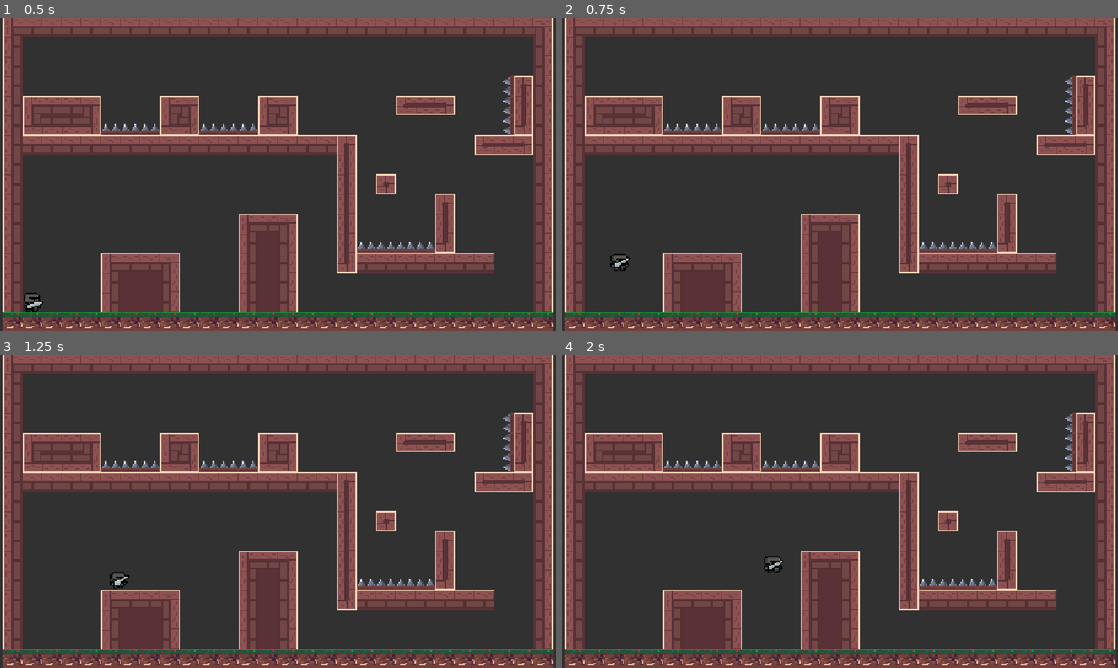
Above: before the commit, frames 1-4 (two rows, left to right).
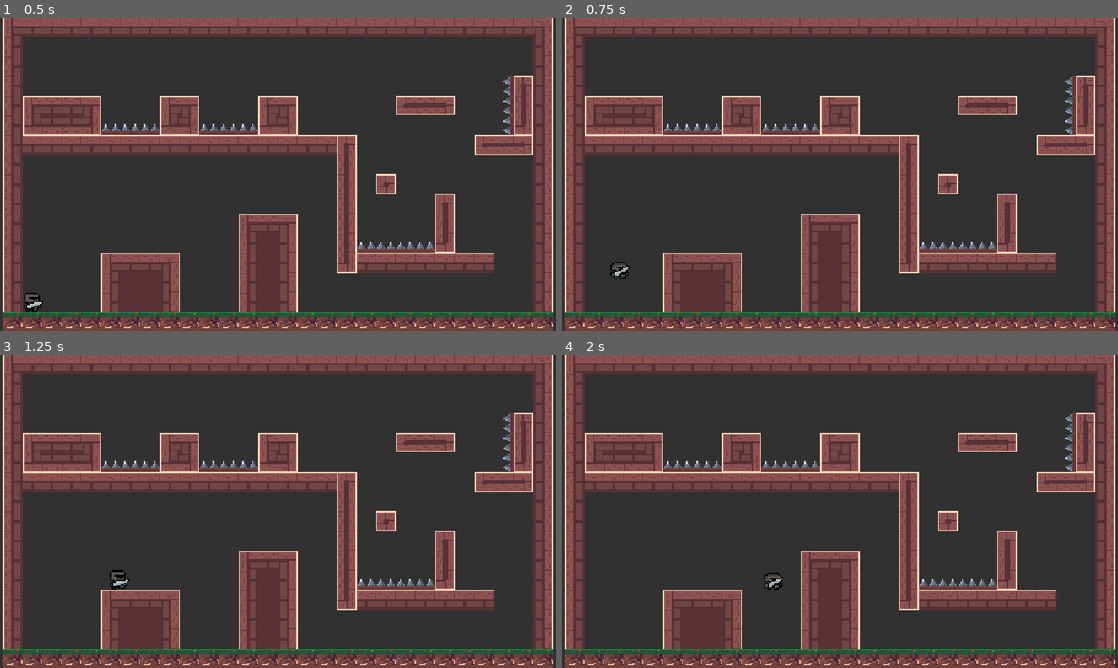
Above: after the commit, the same moments.

Repository: Marcausente/KnightGame2DGodot
Game: Godot game, scene res://Escenas/escena_principal/escena_principal.tscn
Same seed, same stepped clock (60 frames per second), same inputs: the game is played once before the commit and once after it.
Inputs:
- Up to frame 1 (0.5 s): no input
- Up to frame 2 (0.75 s): tap Enter (ui_accept) at 0.5 s; hold Right (ui_right) from 0.53 s (still down)
- Up to frame 3 (1.25 s): keep holding Right (ui_right); tap Enter (ui_accept) at 0.77 s
- Up to frame 4 (2 s): keep holding Right (ui_right); tap Enter (ui_accept) at 1.52 s

Frame 1 is identical in both runs. In frame 2, 0.2% of the frame differs, in the area x 8-13%, y 75-84%; in frame 3, 0.1%; in frame 4, 0.3%, in the area x 36-40%, y 64-76%.

Commit message:
FIX: Corregida velocidad de salto

Diff:
--- a/Escenas/personaje/personaje.gd
+++ b/Escenas/personaje/personaje.gd
@@ -1,7 +1,7 @@
 extends CharacterBody2D
 
 var _speed: float = 100.00
-var _jump: float = -250.0
+var _jump: float = -220.0
 var contador_salto: int = 2
 
 func _ready(): #Al iniciar el script se ejecuta esta funcion
